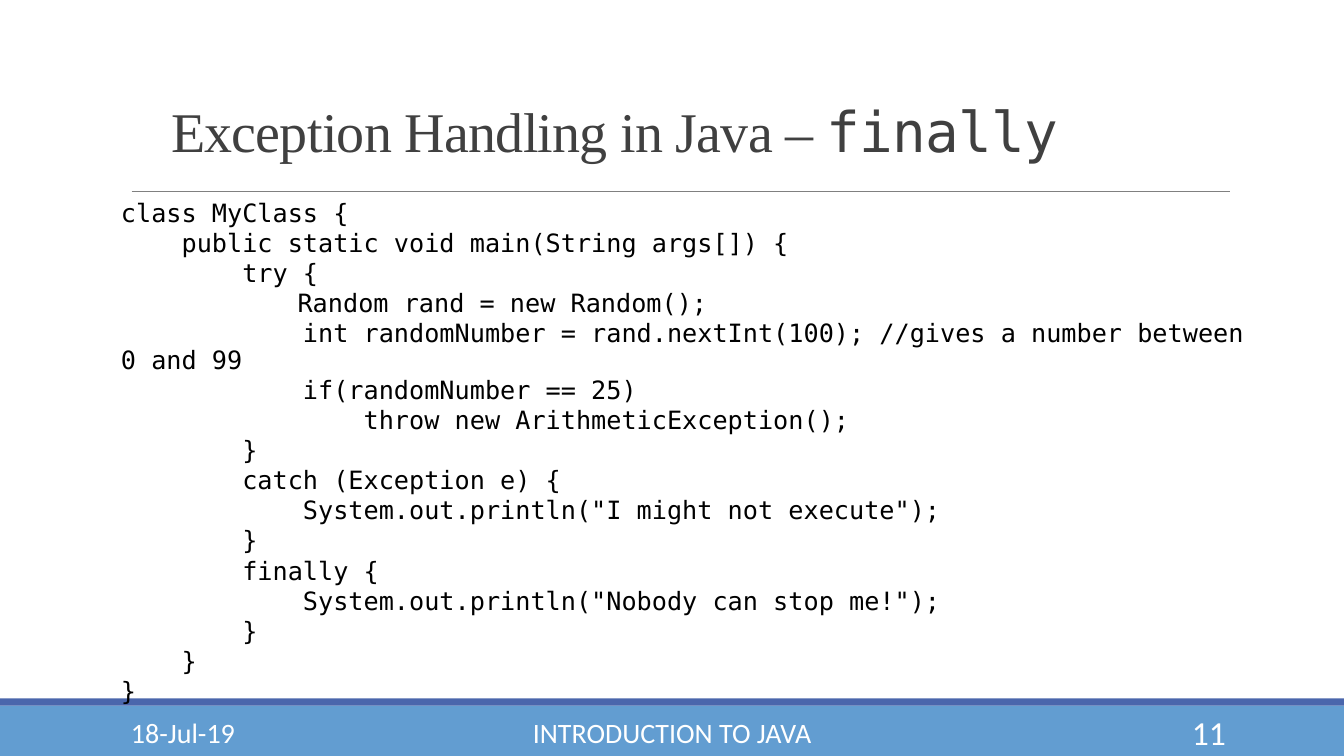
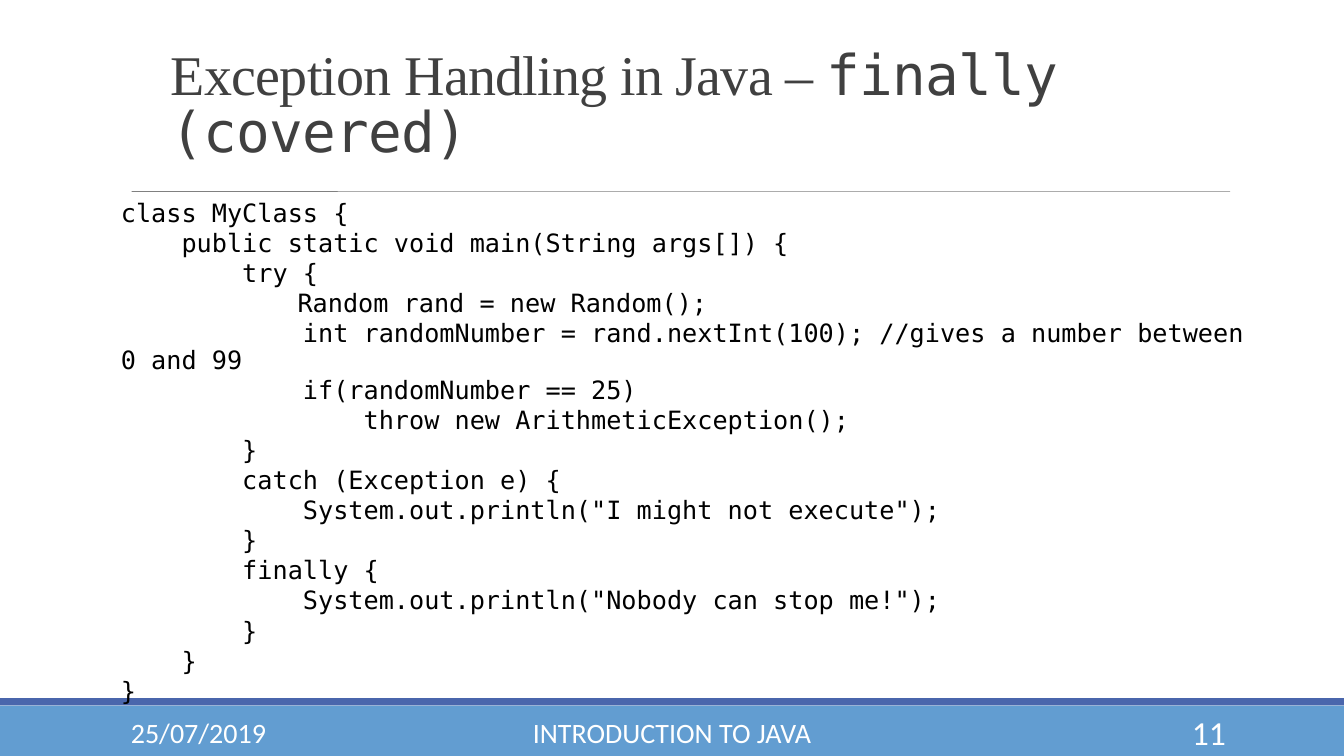
Before and after one commit to YashLele/JavaForWPU, a slide deck: slide 11 of Module 2A - Exception Handling.pptx. Drawn at 1344x756 pixels with LibreOffice and Linux fonts; fonts in the diff are those of the drawing; background and template pictures are left out. Boxes give left, top, right and bottom in pixels: in the first picture for what was removed or moved away, otherwise in the second. Text is boxed around its words. In the diff, an @@ line names an element or a change of style, - is before the commit and + after.

Commit message:
marked exceptions

```diff
--- a/Module 2A - Exception Handling.pptx
+++ b/Module 2A - Exception Handling.pptx
@@ text at [171, 52, 1058, 160]: text changed @@
-Exception Handling in Java – finally
+Exception Handling in Java – finally (covered)
@@ line (132, 192) - (1230, 192): stroke #808080 0.5 pt to #808080 0.51 pt @@
@@ text at [131, 723, 266, 744]: text changed @@
-18-Jul-19
+25/07/2019
```
Also in this commit, not shown: 12 other slides changed.
